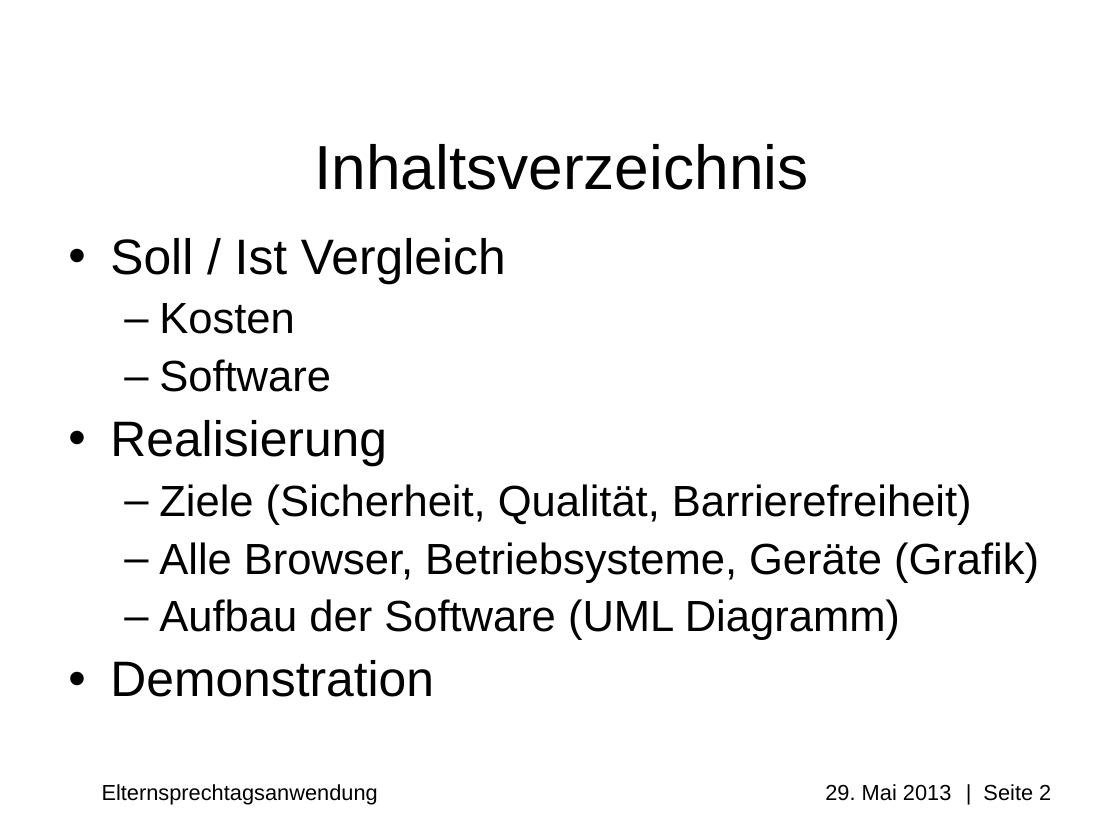
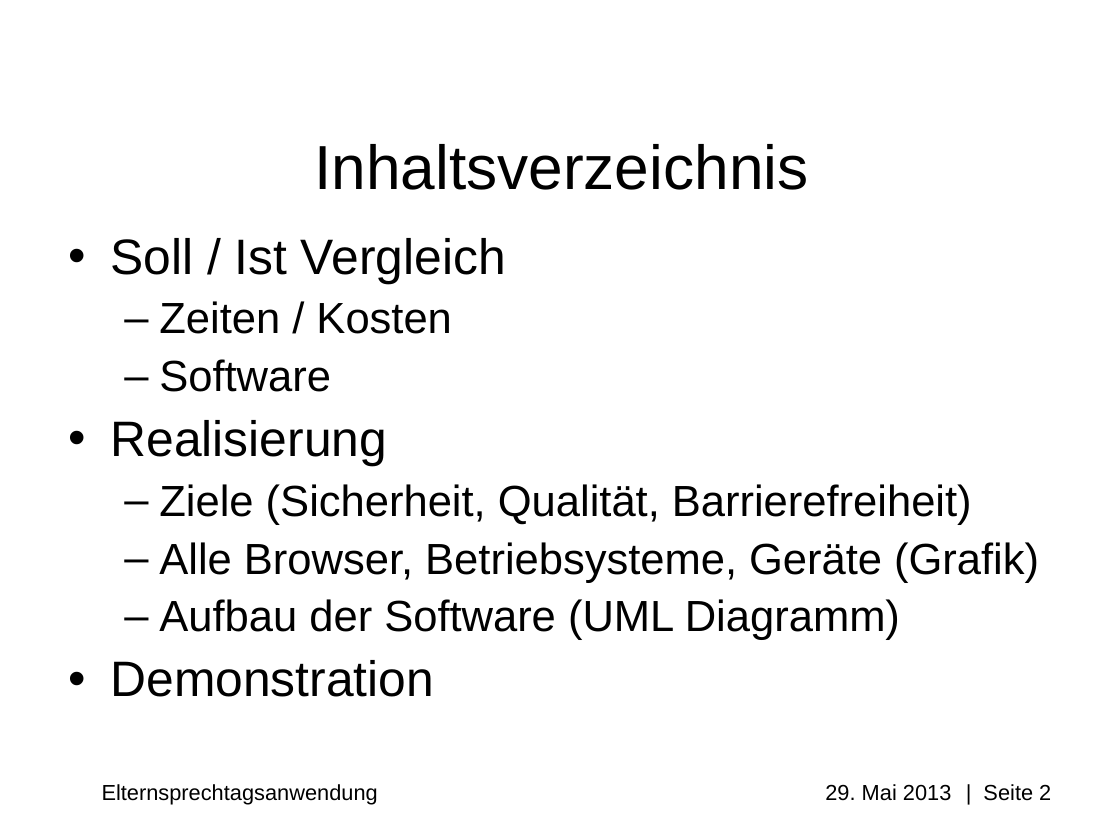
Before and after one commit to Professi/esta, a slide deck: slide 2 of docs/Praesentation/Elternsprechtagsapplikation(ESTA).ppt. Drawn at 1120x840 pixels with LibreOffice and Linux fonts; fonts in the diff are those of the drawing; background and template pictures are left out. Boxes give left, top, right and bottom in pixels: in the first picture for what was removed or moved away, otherwise in the second. Text is boxed around its words. In the diff, an @@ line names an element or a change of style, - is before the commit and + after.

```diff
--- a/docs/Praesentation/Elternsprechtagsapplikation(ESTA).ppt
+++ b/docs/Praesentation/Elternsprechtagsapplikation(ESTA).ppt
@@ text at [159, 301, 451, 334]: text changed @@
-  – Kosten
+  – Zeiten / Kosten
```
Also in this commit, not shown: 1 other slide changed, 7 slides added, 2 slides removed, 3 other files.
